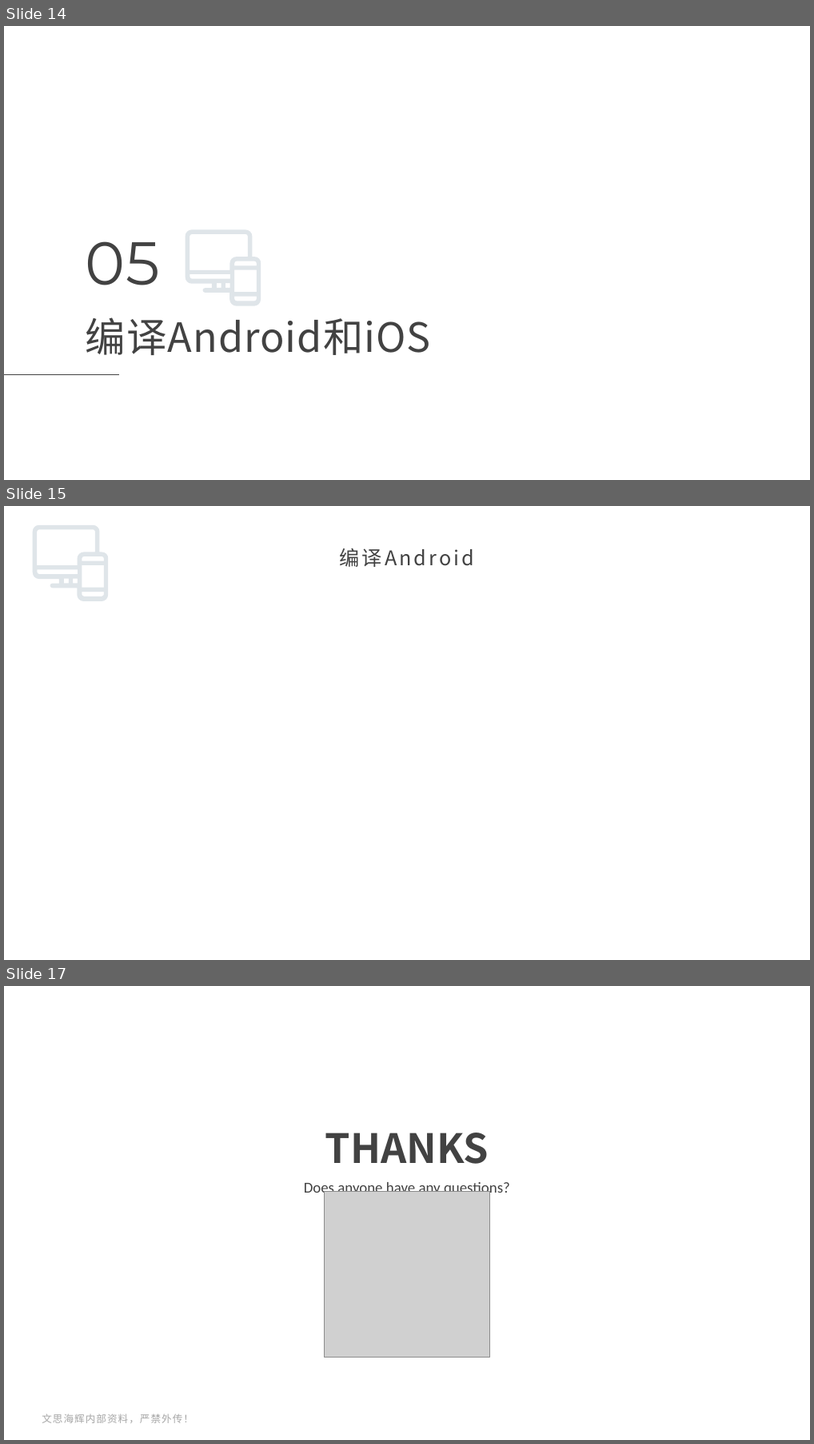
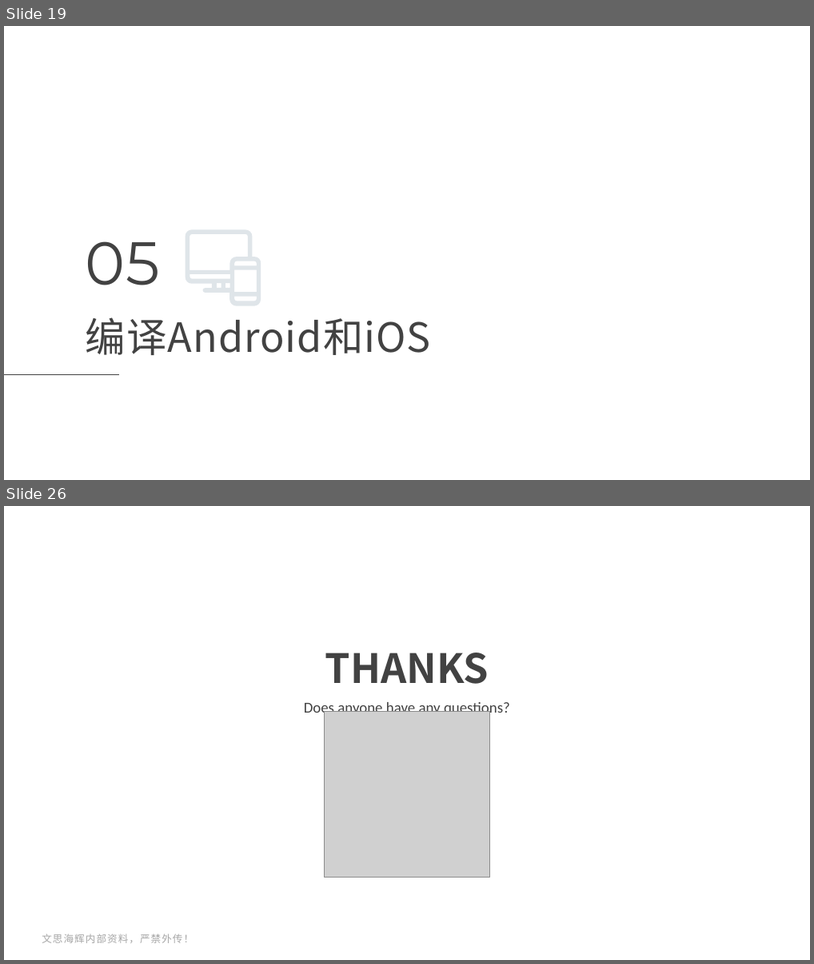
Before and after one commit to maosong-pactera/training-flutter, a slide deck: 移动端Flutter_第1课_如何开始工作？.pptx. Shown one above the other, each under a label of ours: slides 14, 15 and 17 before the commit, slides 19 and 26 after it; the slides between them are not shown. The pictures are 814x1444 and 814x964 pixels, drawn with LibreOffice and Linux fonts; fonts in the diff are those of the drawing; grey boxes stand for pictures; background and template pictures are left out. Boxes give left, top, right and bottom in pixels: in the first picture for what was removed or moved away, otherwise in the second. Text is boxed around its words. In the diff, an @@ line names an element or a change of style, - is before the commit and + after.

```diff
--- a/移动端Flutter_第1课_如何开始工作？.pptx
+++ b/移动端Flutter_第1课_如何开始工作？.pptx
@@ slide 15 removed at (4,506,810,960), background picture (left out) @@
@@ freeform shape removed at (33,524,109,601) @@
@@ title removed at (339,548,474,567) @@
-编译Android
@@ what was slide 14 is now slide 19 @@
@@ what was slide 17 is now slide 26 @@
```
Also in this commit, not shown: 7 slides changed, 11 slides added, 1 other slide removed.
